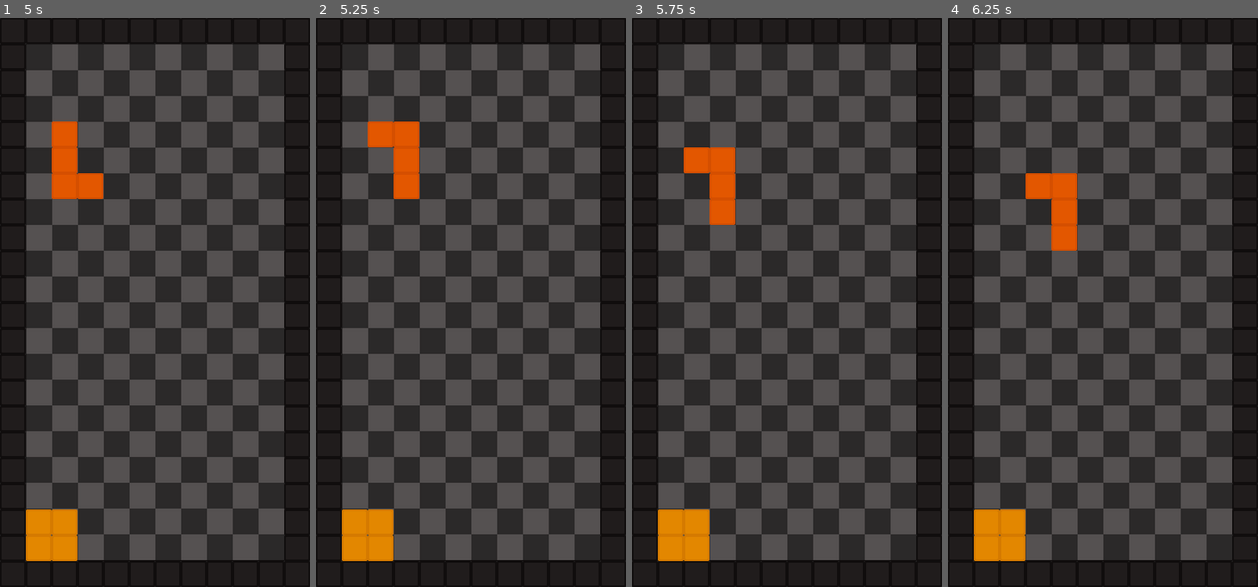
Above: before the commit, frames 1-4 (left to right).
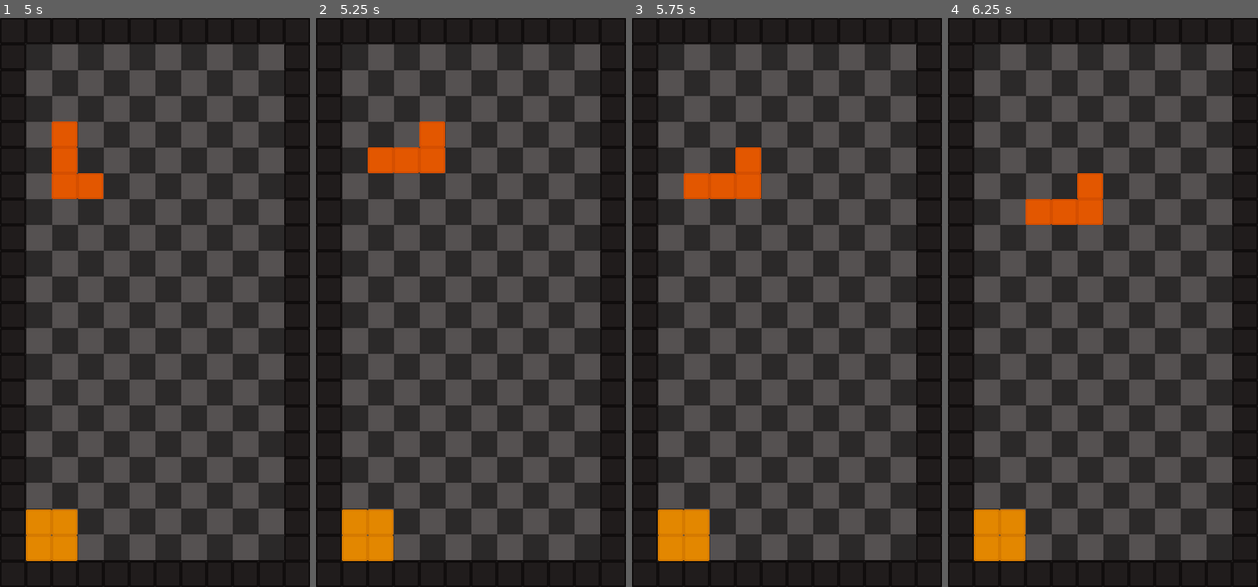
Above: after the commit, the same moments.

Repository: sinbrive/Tetris-clone-Godot-Engine
Game: Godot game, scene res://Tetris/Tetris.tscn
Same seed, same stepped clock (60 frames per second), same inputs: the game is played once before the commit and once after it.
Inputs:
- Up to frame 1 (5 s): hold Up (ui_up) 0.53-2.03 s; tap Enter at 1.25, 4.25 s; hold Left (ui_left) 2.03-3.53 s; tap Space at 2.75 s; hold Down (ui_down) 3.53-4.28 s; hold Right (ui_right) from 4.28 s (still down)
- Up to frame 2 (5.25 s): release Right (ui_right) at 5.03 s; hold Up (ui_up) from 5.03 s (still down)
- Up to frame 3 (5.75 s): keep holding Up (ui_up)
- Up to frame 4 (6.25 s): tap Space at 5.75 s; release Up (ui_up) at 5.78 s; hold Right (ui_right) from 5.78 s (still down)

Frame 1 is identical in both runs. In frame 2, 2.3% of the frame differs, in the area x 16-42%, y 18-32%; in frame 3, 2.3%; in frame 4, 2.3%.

Commit message:
bugs correction

Diff:
--- a/Scripts/Tetris2.gd
+++ b/Scripts/Tetris2.gd
@@ -15,40 +15,46 @@
 
 var lines
 
+var game_over=false
+
 var inputs={
 	'ui_up': Vector2.UP,
 	'ui_down': Vector2.DOWN,
 	'ui_left': Vector2.LEFT,
 	'ui_right': Vector2.RIGHT,
-	'ui_down_timer': Vector2.DOWN
+#	'ui_down_timer': Vector2.DOWN
 	}
 
 func _unhandled_input(event):
 	for dir in inputs.keys():
 		if event.is_action_pressed(dir):
-			move(dir)
+			move(dir, false)
 
 func _ready():
 	randomize()
 	index=randi() % global.tetros_set.size()
-	current_shape = get_shape(global.tetros_set[index], 0)
+	current_shape = get_shape(global.tetros_set[index], rot)
 	$ShapeArea.add_child(current_shape)
 	lines = tiles_2_set.instance()
 	$ShapeArea.add_child(lines)
 	$Timer.start()
+	$GameOver.hide()
 
 func _physics_process(delta):
 	pass
 
 func _on_Timer_timeout():
-	move('ui_down_timer')
+	move('ui_down', true)
 
-func _on_nextShapeTimer_timeout():
-	move('ui_down_timer')
 
-func move(dir):
+func _on_fallTimer_timeout():
+	move('ui_down', true)
 
-	if dir=='ui_down':
+func move(dir, tick):
+	if game_over:
+		return
+
+	if dir=='ui_down' and not tick:
 		$fallTimer.wait_time=0.01
 		$fallTimer.start()
 		return
@@ -87,9 +93,18 @@
 			$fallTimer.stop()
 			check_lines_full()
 
+			for ch in lines.get_children():
+				if ch.global_position.y <= 4*GRID:
+					game_over=true
+					$Timer.stop()
+					$fallTimer.stop()
+					$GameOver.show()
+					return
+
 			var i=randi() % global.tetros_set.size()
 			index=i
-			current_shape = get_shape(global.tetros_set[i], 0)
+			rot=0
+			current_shape = get_shape(global.tetros_set[i], rot)
 			$ShapeArea.add_child(current_shape)
 			return
 
--- a/Scripts/global.gd
+++ b/Scripts/global.gd
@@ -18,9 +18,9 @@
   ],
 
   [
-	Point.new(2,0),
 	Point.new(0,1),
 	Point.new(1,1),
+	Point.new(2,0),
 	Point.new(2,1)
   ],
 
@@ -33,8 +33,8 @@
 
    [
 	Point.new(0,0),
+	Point.new(0,1),
 	Point.new(1,0),
-	Point.new(0,1),
 	Point.new(2,0)
    ]
 ]
@@ -71,26 +71,26 @@
 var t_O = [
 	  [
 		Point.new(0,0),
-		Point.new(1,0),
-		Point.new(0,1),
-		Point.new(1,1)
-	  ],
-	  [
-		Point.new(0,0),
-		Point.new(1,0),
-		Point.new(0,1),
-		Point.new(1,1)
-	  ],
-	  [
-		Point.new(0,0),
-		Point.new(1,0),
-		Point.new(0,1),
-		Point.new(1,1)
-	  ],
-	  [
-		Point.new(0,0),
-		Point.new(1,0),
-		Point.new(0,1),
+		Point.new(0,1),
+		Point.new(1,0),
+		Point.new(1,1)
+	  ],
+	  [
+		Point.new(0,0),
+		Point.new(0,1),
+		Point.new(1,0),
+		Point.new(1,1)
+	  ],
+	  [
+		Point.new(0,0),
+		Point.new(0,1),
+		Point.new(1,0),
+		Point.new(1,1)
+	  ],
+	  [
+		Point.new(0,0),
+		Point.new(0,1),
+		Point.new(1,0),
 		Point.new(1,1)
 	  ]
   ]
@@ -100,18 +100,18 @@
 	  [
 		Point.new(0,0),
 		Point.new(1,0),
-		Point.new(2,0),
-		Point.new(1,1)
-	  ],
-	  [
-		Point.new(0,0),
-		Point.new(0,1),
-		Point.new(1,1),
-		Point.new(0,2)
-	  ],
-	  [
-		Point.new(1,0),
-		Point.new(0,1),
+		Point.new(1,1),
+		Point.new(2,0)
+	  ],
+	  [
+		Point.new(0,0),
+		Point.new(0,1),
+		Point.new(0,2),
+		Point.new(1,1)
+	  ],
+	  [
+		Point.new(0,1),
+		Point.new(1,0),
 		Point.new(1,1),
 		Point.new(2,1)
 	  ],
@@ -126,22 +126,22 @@
 
 var t_J = [
 	  [
-		Point.new(1,0),
-		Point.new(1,1),
-		Point.new(0,2),
-		Point.new(1,2)
-	  ],
-	  [
-		Point.new(0,0),
-		Point.new(0,1),
-		Point.new(1,1),
-		Point.new(2,1)
-	  ],
-	  [
-		Point.new(0,0),
-		Point.new(1,0),
-		Point.new(0,1),
-		Point.new(0,2)
+		Point.new(0,2),
+		Point.new(1,0),
+		Point.new(1,1),
+		Point.new(1,2)
+	  ],
+	  [
+		Point.new(0,0),
+		Point.new(0,1),
+		Point.new(1,1),
+		Point.new(2,1)
+	  ],
+	  [
+		Point.new(0,0),
+		Point.new(0,1),
+		Point.new(0,2),
+		Point.new(1,0)
 	  ],
 	  [
 		Point.new(0,0),
@@ -153,22 +153,22 @@
 
 var t_S = [
 	  [
-		Point.new(1,0),
-		Point.new(2,0),
-		Point.new(0,1),
-		Point.new(1,1)
-	  ],
-	  [
-		Point.new(0,0),
-		Point.new(0,1),
-		Point.new(1,1),
-		Point.new(1,2)
-	  ],
-	  [
-		Point.new(1,0),
-		Point.new(2,0),
-		Point.new(0,1),
-		Point.new(1,1)
+		Point.new(0,1),
+		Point.new(1,0),
+		Point.new(1,1),
+		Point.new(2,0)
+	  ],
+	  [
+		Point.new(0,0),
+		Point.new(0,1),
+		Point.new(1,1),
+		Point.new(1,2)
+	  ],
+	  [
+		Point.new(0,1),
+		Point.new(1,0),
+		Point.new(1,1),
+		Point.new(2,0)
 	  ],
 	  [
 		Point.new(0,0),
@@ -186,27 +186,27 @@
 		Point.new(2,1)
 	  ],
 	  [
-		Point.new(1,0),
-		Point.new(0,1),
-		Point.new(1,1),
-		Point.new(0,2)
-	  ],
-	  [
-		Point.new(0,0),
-		Point.new(1,0),
-		Point.new(1,1),
-		Point.new(2,1)
-	  ],
-	  [
-		Point.new(1,0),
-		Point.new(0,1),
-		Point.new(1,1),
-		Point.new(0,2)
+		Point.new(0,1),
+		Point.new(0,2),
+		Point.new(1,0),
+		Point.new(1,1)
+	  ],
+	  [
+		Point.new(0,0),
+		Point.new(1,0),
+		Point.new(1,1),
+		Point.new(2,1)
+	  ],
+	  [
+		Point.new(0,1),
+		Point.new(0,2),
+		Point.new(1,0),
+		Point.new(1,1)
 	  ]
   ]
 
 var tetros_set=[t_I, t_J, t_L, t_O, t_S, t_T, t_Z]
 
 
-var colors=[Color.lightblue, Color.darkblue,Color.orange,Color.yellow,
-								Color.green,Color.red, Color.magenta]
+var colors=[Color.cyan, Color.blue,Color.orange,Color.yellow,
+								Color.green,Color.purple, Color.red]
--- a/Tetris/Board.tscn
+++ b/Tetris/Board.tscn
@@ -27,12 +27,6 @@
 position = Vector2( 192, 688 )
 shape = SubResource( 3 )
 
-[node name="floor2" type="StaticBody2D" parent="." groups=["floor"]]
-
-[node name="floor" type="CollisionShape2D" parent="floor2"]
-position = Vector2( 192, 688 )
-shape = SubResource( 3 )
-
 [node name="top" type="StaticBody2D" parent="." groups=["top"]]
 
 [node name="top" type="CollisionShape2D" parent="top"]
--- a/Tetris/Tetris.tscn
+++ b/Tetris/Tetris.tscn
@@ -23,5 +23,17 @@
 [node name="fallTimer" type="Timer" parent="."]
 autostart = true
 
+[node name="GameOver" type="Label" parent="."]
+modulate = Color( 0.878431, 0.552941, 0.517647, 1 )
+margin_left = 116.0
+margin_top = 340.0
+margin_right = 202.0
+margin_bottom = 361.0
+rect_scale = Vector2( 2, 2 )
+text = "Game Over"
+align = 1
+valign = 1
+uppercase = true
+
 [connection signal="timeout" from="Timer" to="." method="_on_Timer_timeout"]
-[connection signal="timeout" from="fallTimer" to="." method="_on_nextShapeTimer_timeout"]
+[connection signal="timeout" from="fallTimer" to="." method="_on_fallTimer_timeout"]
--- a/Tetris/Tiles_lines.tscn
+++ /dev/null
@@ -1,3 +0,0 @@
-[gd_scene format=2]
-
-[node name="Tiles_lines" type="Node2D"]
